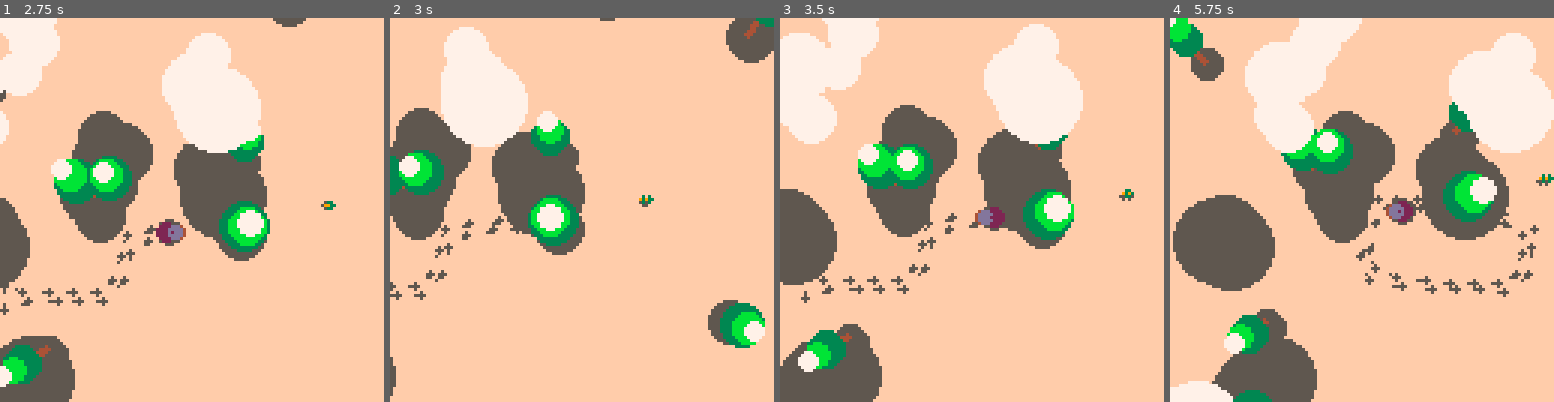
Above: before the commit, frames 1-4 (left to right).
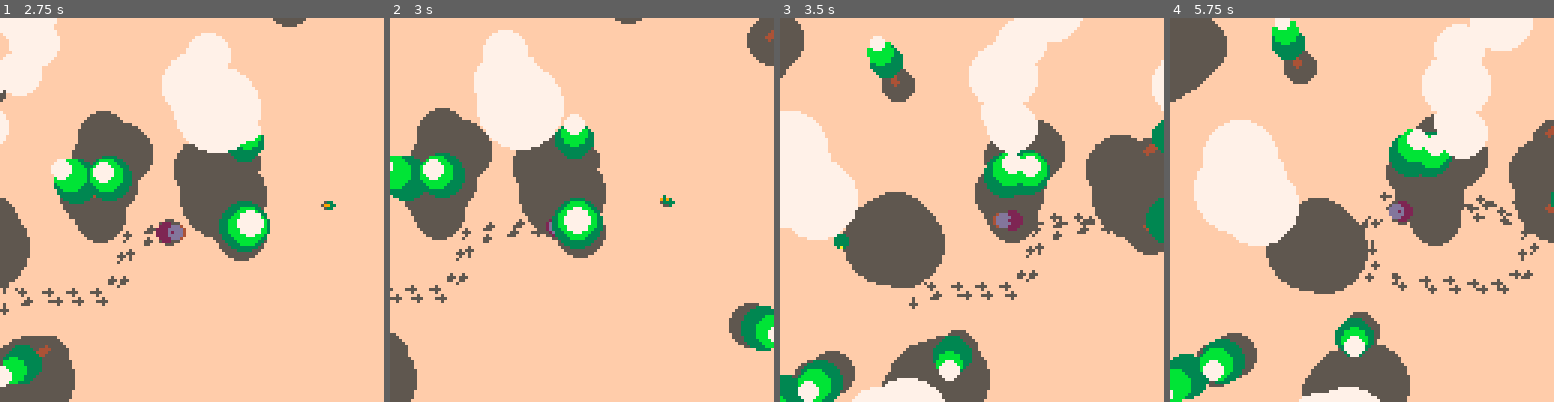
Above: after the commit, the same moments.

Repository: seleb/DuckDuckOnTheLoose
Game: PICO-8 cartridge forest.p8
Two runs of this game, one before a commit and one after it. Both use one fixed random seed, a clock stepped at 60 frames per second and the inputs below.
Inputs:
- Up to frame 1 (2.75 s): hold Right 1.6-2.1 s; hold Up 2.15-2.42 s; hold Right from 2.47 s (still down)
- Up to frame 2 (3 s): keep holding Right
- Up to frame 3 (3.5 s): release Right at 3.03 s; hold Left from 3.08 s (still down)
- Up to frame 4 (5.75 s): release Left at 3.58 s; hold Down 3.63-3.97 s; hold Right 4.02-4.68 s; hold Up 4.73-5.03 s; hold Left 5.08-5.68 s; hold Down from 5.73 s (still down)

Frame 1 is identical in both runs. In frame 2, 20% of the frame differs, in the area x 0-100%, y 0-100%; in frame 3, 44%; in frame 4, 52%.

Commit message:
rough collision

Diff:
--- a/forest.p8
+++ b/forest.p8
@@ -334,24 +334,31 @@
 
 function update_trees()
 
- for a=0,cells.fill_x do
- for b=0,cells.fill_y do
-
- local ts=cells.a[a][b].trees
-
- local x = cam.p[1]%cells.w-a*cells.w
- local y = cam.p[2]%cells.h-b*cells.h
+ for x=0,cells.fill_x do
+ for y=0,cells.fill_y do
+
+ local ts=cells.a[x][y].trees
+
+ local cellp = {
+ cam.p[1]%cells.w-x*cells.w,
+ cam.p[2]%cells.h-y*cells.h
+ }
 
  for t in all(ts.a) do
-  t.s=v_sub(t.p,v_add({x,y},perspective_offset))
+  t.s=v_sub(t.p,v_add(cellp,perspective_offset))
   t.s=v_mul(t.s,t.height*height_mult)
-  --local r=abs(s[1])+abs(s[2])/(trees.gap*)
 
   t.s=v_add(t.p,t.s)
 
   t.leaves[1]=v_lerp(t.p,t.s,0.5)
   t.leaves[2]=v_lerp(t.p,t.s,0.75)
   t.leaves[3]=t.s
+
+  local d=v_sub(p.p,v_add({(cells.current[1]+x)*cells.w,(cells.current[2]+y)*cells.h},t.p))
+  local l=v_len(d)
+  if l < t.girth then
+   p.v=v_add(p.v,v_mul(d,0.25))
+  end
  end
 
  end
